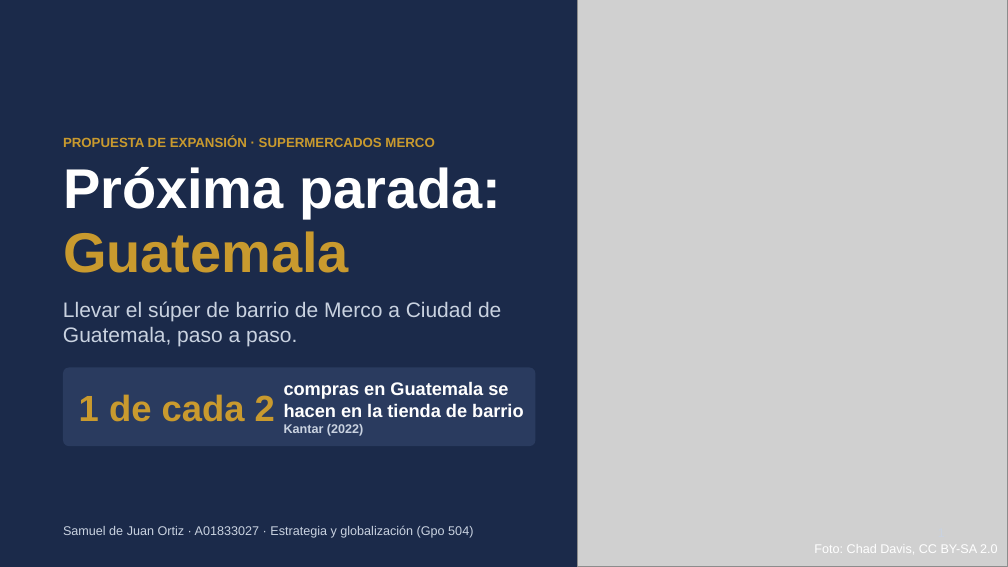
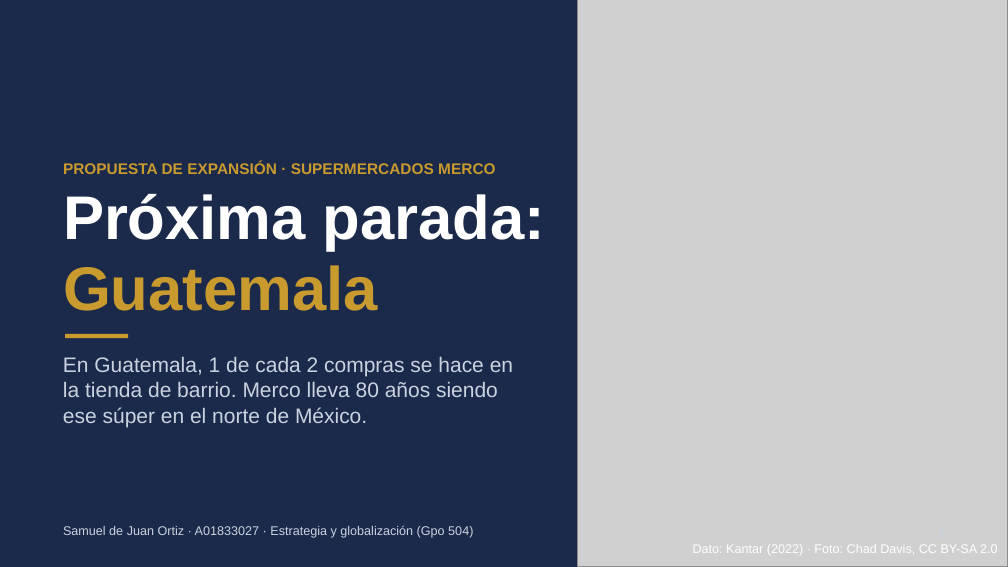
Before and after one commit to samueldejuan/samuel, a slide deck: slide 1 of presentacion/Pitch_Merco_Guatemala.pptx. Drawn at 1008x567 pixels with LibreOffice and Linux fonts; fonts in the diff are those of the drawing; grey boxes stand for pictures. Boxes give left, top, right and bottom in pixels: in the first picture for what was removed or moved away, otherwise in the second. Text is boxed around its words. In the diff, an @@ line names an element or a change of style, - is before the commit and + after.

```diff
--- a/presentacion/Pitch_Merco_Guatemala.pptx
+++ b/presentacion/Pitch_Merco_Guatemala.pptx
@@ text "PROPUESTA DE EXPANSIÓN · SUPERMERCADOS ...": place and size @@
-text "PROPUESTA DE EXPANSIÓN · SUPERMERCADOS ..." at [63, 136, 434, 147]
+text "PROPUESTA DE EXPANSIÓN · SUPERMERCADOS ..." at [63, 161, 495, 174]
@@ text "PROPUESTA DE EXPANSIÓN · SUPERMERCADOS ..." at [63, 161, 495, 174]: size 9.5 to 11 pt @@
@@ text "Próxima parada:": place and size @@
-text "Próxima parada:" at [63, 167, 501, 273]
+text "Próxima parada:" at [63, 194, 545, 311]
@@ text "Próxima parada:" at [63, 194, 545, 311]: size 40 to 44 pt @@
@@ text removed at [63, 301, 501, 347] @@
-Llevar el súper de barrio de Merco a Ciudad de Guatemala, paso a paso.
@@ text added at [63, 357, 513, 427], 15 pt, text #C9D2E0 @@
+En Guatemala, 1 de cada 2 compras se hace en la tienda de barrio. Merco lleva 80 años siendo ese súper en el norte de México.
@@ line added from (66, 336) to (128, 336), #C99A2E 3 pt @@
@@ rounded rectangle removed at [62, 368, 535, 447] @@
@@ text removed at [284, 381, 523, 436] @@
-compras en Guatemala se hacen en la tienda de barrio
-Kantar (2022)
@@ text removed at [79, 394, 275, 422] @@
-1 de cada 2
@@ text at [693, 544, 998, 553]: text changed @@
-Foto: Chad Davis, CC BY-SA 2.0
+Dato: Kantar (2022) · Foto: Chad Davis, CC BY-SA 2.0
```
Also in this commit, not shown: 6 other slides changed, 4 other files.
